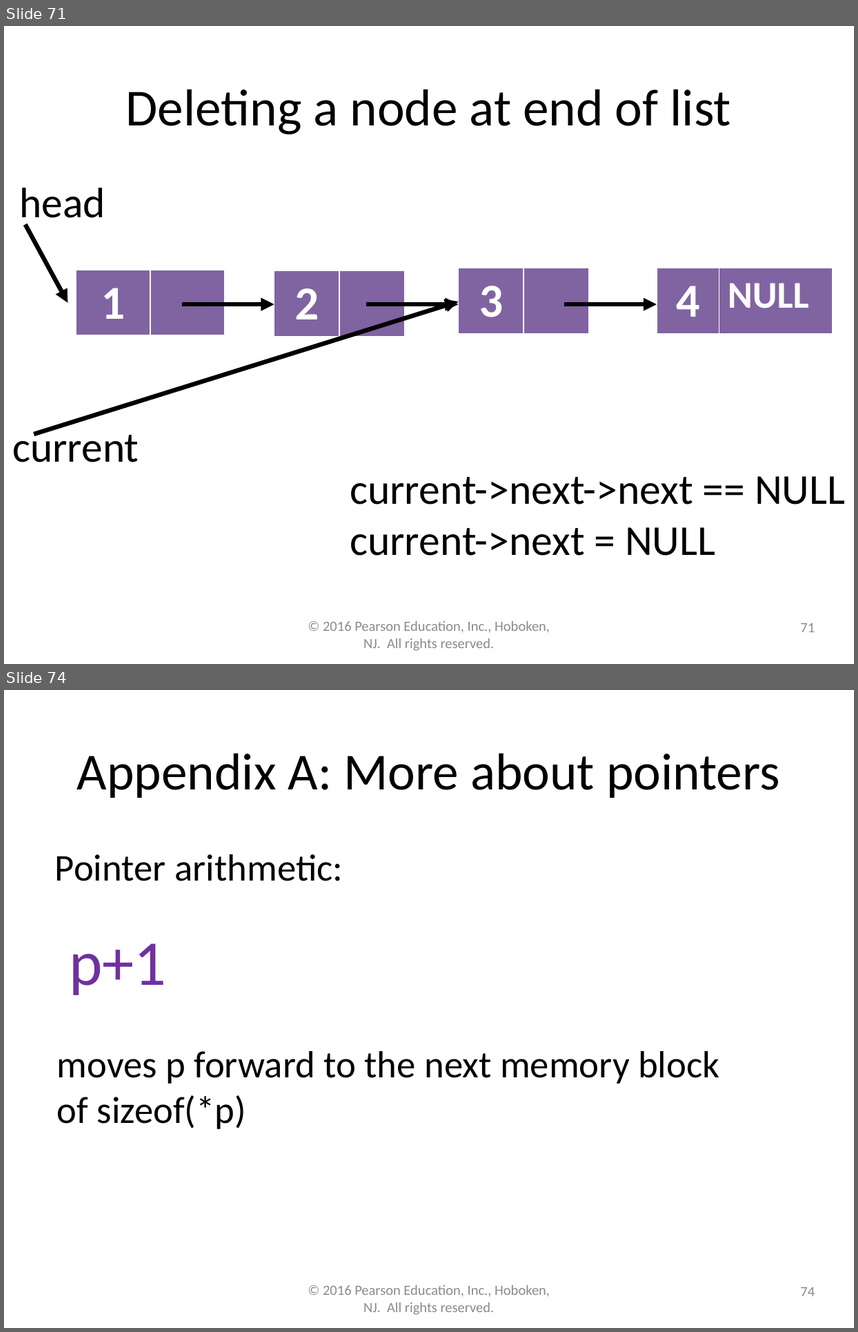
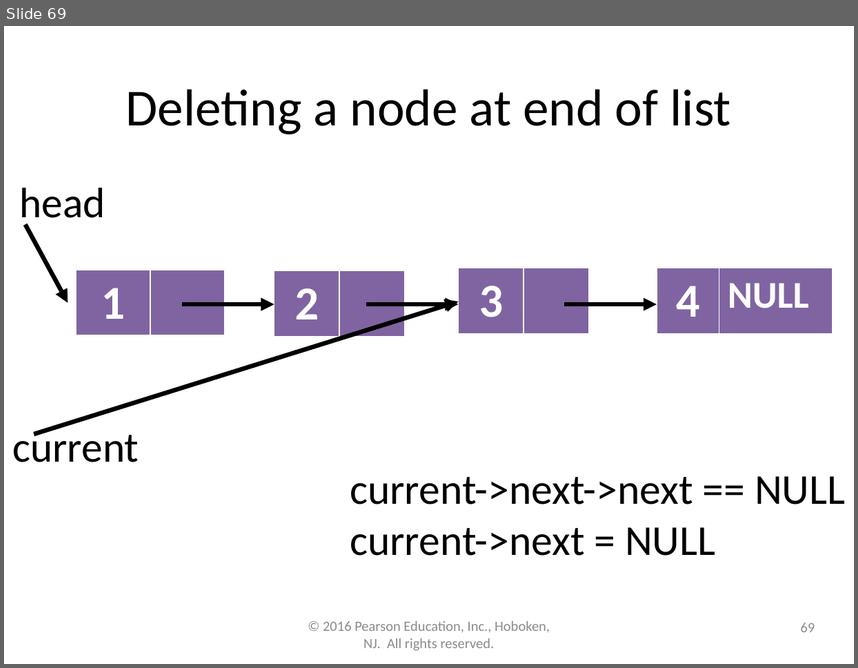
Before and after one commit to lgw2/lgw2.github.io, a slide deck: _teaching/csci112-fall-2023/lectures/ppts/Chapter13.pptx. Shown one above the other, each under a label of ours: slides 71 and 74 before the commit, slide 69 after it; the slides between them are not shown. The pictures are 858x1332 and 858x668 pixels, drawn with LibreOffice and Linux fonts; fonts in the diff are those of the drawing. Boxes give left, top, right and bottom in pixels: in the first picture for what was removed or moved away, otherwise in the second. Text is boxed around its words. In the diff, an @@ line names an element or a change of style, - is before the commit and + after.

```diff
--- a/_teaching/csci112-fall-2023/lectures/ppts/Chapter13.pptx
+++ b/_teaching/csci112-fall-2023/lectures/ppts/Chapter13.pptx
@@ slide 74 removed at (4,690,854,1328), background #FFFFFF @@
@@ title removed at (77,753,780,798) @@
-Appendix A: More about pointers
@@ text removed at (55,854,343,881) @@
-Pointer arithmetic:
@@ text removed at (69,943,166,995) @@
-p+1
@@ text removed at (57,1051,720,1129) @@
-moves p forward to the next memory block of sizeof(*p)
@@ text removed at (323,1285,550,1314) @@
-© 2016 Pearson Education, Inc., Hoboken, NJ. All rights reserved.
@@ page number removed at (800,1287,815,1296) @@
-74
@@ what was slide 71 is now slide 69 @@
@@ page number at (800,622,815,632): text changed @@
-71
+69
```
Also in this commit, not shown: 1 slide changed, 5 other slides removed, 1 other file.
